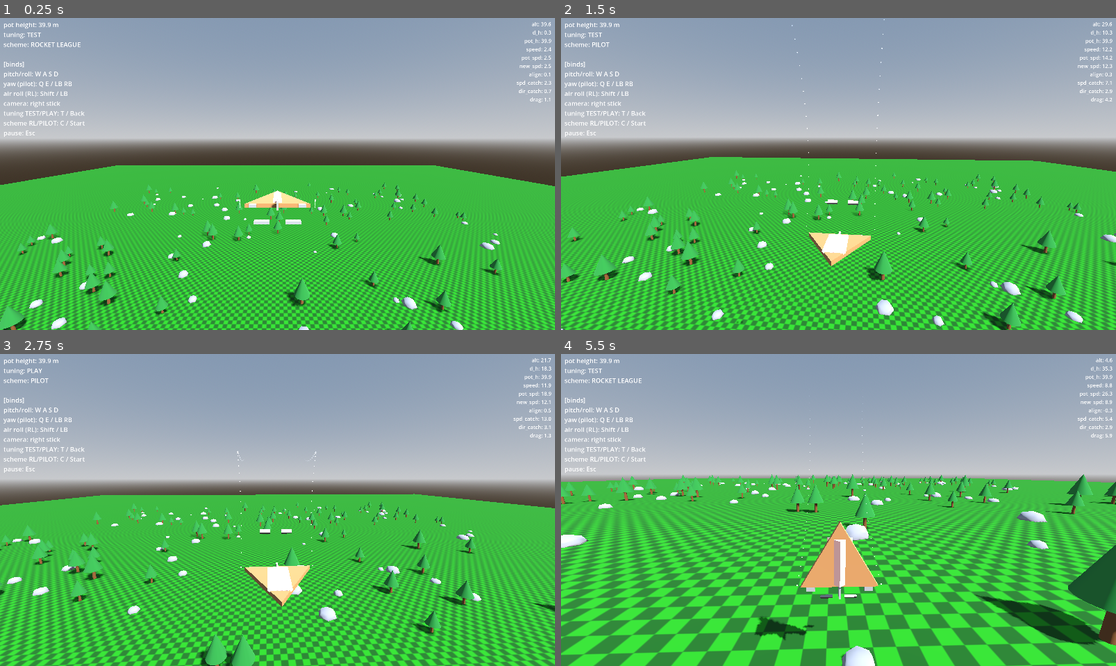
Above: before the commit, frames 1-4 (two rows, left to right).
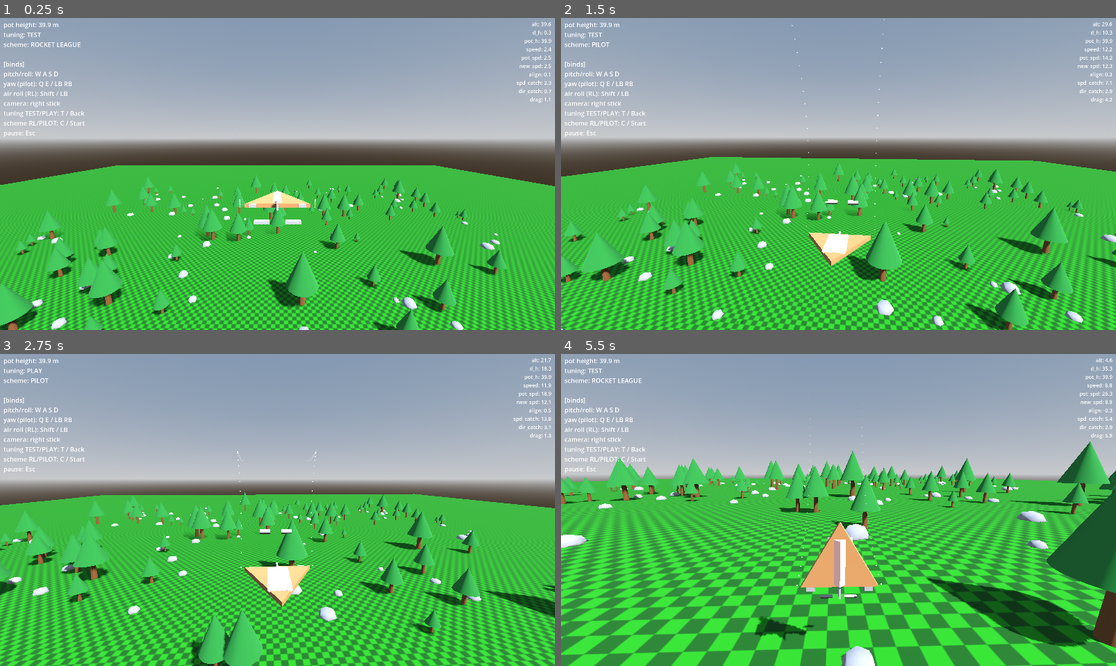
Above: after the commit, the same moments.

Repository: westonkelliher/glider
Game: Godot game, scene res://scenes/main.tscn
Two runs of this game, one before a commit and one after it. Both use one fixed random seed, a clock stepped at 60 frames per second and the inputs below.
Inputs (mouse positions are in pixels of both pictures, inside the frame that each line leads up to):
- Up to frame 1 (0.25 s): no input
- Up to frame 2 (1.5 s): tap Enter at 0.5 s; move the mouse to (866, 174) at 0.52 s; hold Shift (air_roll) 0.53-1.28 s; hold W (move_forward) from 0.53 s (still down); move the mouse to (810, 174) at 1.27 s; tap C (toggle_scheme) at 1.35 s
- Up to frame 3 (2.75 s): keep holding W (move_forward); move the mouse to (288, 503) at 2.02 s; hold T (toggle_tuning) from 2.03 s (still down)
- Up to frame 4 (5.5 s): keep holding W (move_forward); move the mouse to (832, 516) at 2.77 s; release T (toggle_tuning) at 2.78 s; tap Shift (air_roll) at 2.85 s; move the mouse to (877, 513) at 3.52 s; hold C (toggle_scheme) 3.53-4.28 s; move the mouse to (794, 506) at 4.27 s; tap T (toggle_tuning) at 4.35 s; move the mouse to (844, 510) at 5.02 s; hold Shift (air_roll) from 5.03 s (still down)

The runs differ from the first frame. In frame 1, 5.7% of the frame differs, in the area x 0-92%, y 50-100%; in frame 2, 6.6%; in frame 3, 6.4%; in frame 4, 8.7%, in the area x 0-100%, y 28-95%.

Commit message:
World: scale up trees (max scale 1.6 -> 3.2)
Co-Authored-By: Claude Opus 4.8 <noreply@anthropic.com>

Diff:
--- a/environment/world.gd
+++ b/environment/world.gd
@@ -44,7 +44,7 @@
 
 func _make_tree(rng: RandomNumberGenerator) -> Node3D:
 	var root := Node3D.new()
-	var scale := rng.randf_range(0.8, 1.6)
+	var scale := rng.randf_range(0.8, 3.2)
 
 	var trunk_h := 2.0 * scale
 	var trunk := MeshInstance3D.new()
